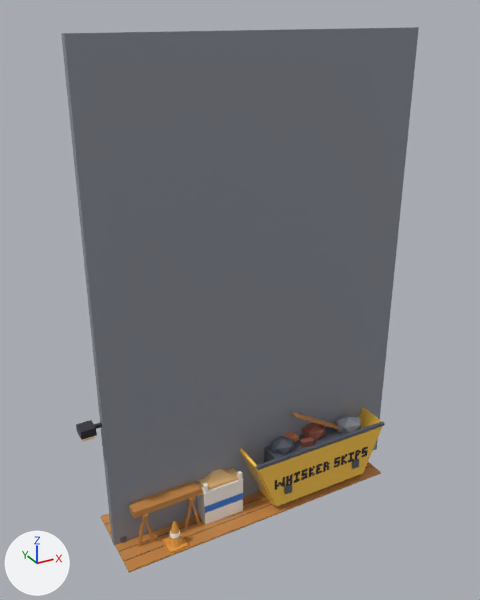
What one commit did to the glTF model assets/cat-cafe/exports/CatCafe_Alley_Blocker_Skip.glb.
One viewpoint serves both versions: a camera (50 mm lens) standing at (-14.6, -32.3, 31.1) and looking at (3.3, 0.2, 14.8). Arrows for +X, +Y and +Z are at lower left; the lights stay in place. The older version comes first. Vertices at exactly the same position are counted once.

The older version as bpy lines, for what is in view:
```python
me_catcafe_alley_blocker_skip = bpy.data.meshes.new('CatCafe_Alley_Blocker_Skip')
me_catcafe_alley_blocker_skip.from_pydata(...)  # 1571 vertices, 2838 faces; spans x -7.3..13.4, y -2.7..2.7, z 0.0..9.2
me_catcafe_alley_blocker_skip.materials.append(mat_catcafe_palette)
me_catcafe_alley_blocker_skip_barrier = bpy.data.meshes.new('CatCafe_Alley_Blocker_Skip_Barrier')
me_catcafe_alley_blocker_skip_barrier.from_pydata(...)  # a box spanning x -6.0..15.0, y -0.2..0.2, z 0.0..30.0
me_catcafe_alley_blocker_skip_barrier.materials.append(mat_catcafe_palette)
ob_catcafe_alley_blocker_skip = bpy.data.objects.new('CatCafe_Alley_Blocker_Skip', me_catcafe_alley_blocker_skip)
ob_catcafe_alley_blocker_skip.location = (0.0, 0.0, 0.0)
ob_catcafe_alley_blocker_skip_barrier = bpy.data.objects.new('CatCafe_Alley_Blocker_Skip_Barrier', me_catcafe_alley_blocker_skip_barrier)
ob_catcafe_alley_blocker_skip_barrier.location = (0.0, 0.0, 0.0)
```
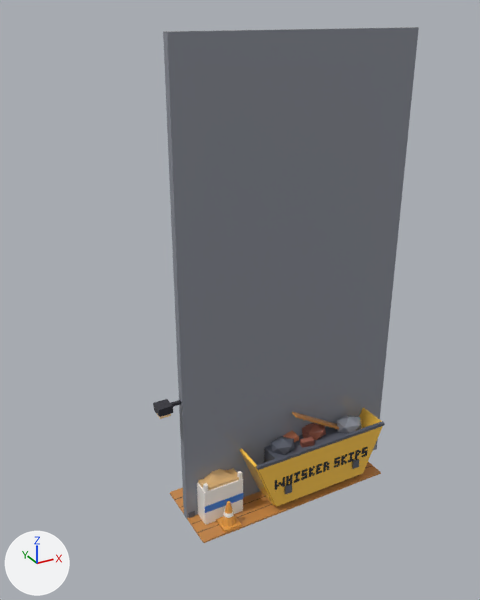
Changed parts and their boxes [x1, y1, x2, y2] in the pictures (480 x 600 px; the box of a moved part takes in the faces that stretch with it):
'CatCafe_Alley_Blocker_Skip_Barrier', moved, rescaled (28% narrower): before [61, 27, 419, 546]; after [163, 27, 419, 519]
'CatCafe_Alley_Blocker_Skip', reshaped (25% narrower, 13% shorter): before [76, 408, 385, 573]; after [153, 399, 385, 543]
part 1 of me_catcafe_alley_blocker_skip, moved or reshaped (mostly hidden): before [94, 422, 102, 429]; after [171, 400, 181, 407]
part 2 of me_catcafe_alley_blocker_skip, moved or reshaped: before [76, 420, 97, 440]; after [153, 399, 173, 417]
part 3 of me_catcafe_alley_blocker_skip, deleted (mostly hidden): before [120, 501, 200, 547]
part 4 of me_catcafe_alley_blocker_skip, moved or reshaped: before [101, 462, 381, 573]; after [170, 462, 381, 543]
part 5 of me_catcafe_alley_blocker_skip, surface changed: before [188, 497, 196, 502]; after [216, 504, 242, 532]

Patch to the scene script:
```diff
--- a/assets/cat-cafe/exports/CatCafe_Alley_Blocker_Skip.glb.py
+++ b/assets/cat-cafe/exports/CatCafe_Alley_Blocker_Skip.glb.py
@@ me_catcafe_alley_blocker_skip @@
 # used by ob_catcafe_alley_blocker_skip; location = (0.0, 0.0, 0.0)
-me_catcafe_alley_blocker_skip.from_pydata(...)  # 1571 vertices, 2838 faces; spans x -7.3..13.4, y -2.7..2.7, z 0.0..9.2
+me_catcafe_alley_blocker_skip.from_pydata(...)  # 1449 vertices, 2646 faces; spans x -2.6..13.4, y -2.7..2.7, z 0.0..9.2
+# me_catcafe_alley_blocker_skip part 1: the loose piece of 8 vertices spanning x -6.9..-5.3, y -0.1..0.1, z 8.9..9.1 is moved by (4.7, 0.0, 0.0)
+# me_catcafe_alley_blocker_skip part 2: the loose piece of 8 vertices spanning x -7.3..-6.5, y -0.4..0.4, z 8.7..9.2 is moved by (4.8, 0.0, 0.0)
+# me_catcafe_alley_blocker_skip part 3: 9 loose pieces with 140 vertices, spanning x -5.8..-0.4, y -2.3..2.6, z 0.1..9.1, are deleted
+# me_catcafe_alley_blocker_skip part 4: 59 vertices moved from x -5.9..-0.2, y -2.7..2.7, z 0.0..3.0 to x -1.0..1.8, y -2.7..2.7, z 0.0..1.9; 91 vertices removed from x -4.9..-0.1, y -2.6..1.3, z 0.1..3.0; 109 vertices added at x -1.0..1.8, y -2.3..2.6, z 0.1..9.1
+# me_catcafe_alley_blocker_skip part 5: 17 kept faces spanning x -0.8..1.8, y -2.6..0.2, z 0.1..1.9 get new texture (UV) coordinates
 me_catcafe_alley_blocker_skip.materials.append(mat_catcafe_palette)
@@ me_catcafe_alley_blocker_skip_barrier @@
 # used by ob_catcafe_alley_blocker_skip_barrier; location = (0.0, 0.0, 0.0)
-me_catcafe_alley_blocker_skip_barrier.from_pydata(...)  # 8 vertices, 12 faces; spans x -6.0..15.0, y -0.2..0.2, z 0.0..30.0
+me_catcafe_alley_blocker_skip_barrier.from_pydata(...)  # 8 vertices, 12 faces; spans x -1.0..15.0, y -0.2..0.2, z 0.0..30.0
+# me_catcafe_alley_blocker_skip_barrier part 6: the whole mesh is scaled about its middle by (0.762, 1, 1), then moved by (2.5, 0.0, 0.0)
 me_catcafe_alley_blocker_skip_barrier.materials.append(mat_catcafe_palette)
```
